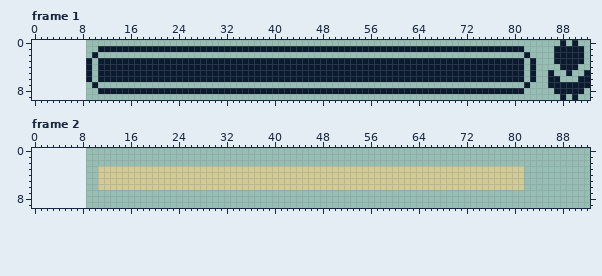
Two states of a pixel-art file, src/assets/influencebar.aseprite. The picture above is the old version.
84x14 pixels, 2 frames. Shown: frame 1, frame 2. The old version is drawn lined up with the new one, on the new canvas.
After the commit:
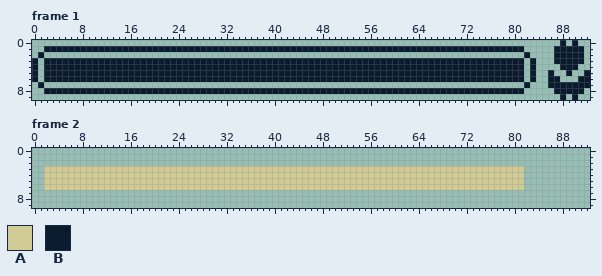
Palette (. is transparent): A #d1cb95  B #0a1a2f
The exact change:
canvas 84x14 -> 93x10, the old top-left corner now at 9,-2 (the part of the old canvas that was cut away was empty and is not shown)
Frame 1:
y 1: x 2..10 ......... -> BBBBBBBBB
y 2: x 1 . -> B; x 10 B -> .
y 3..6: x 0 . -> B; x 2..8 ....... -> BBBBBBB; x 10 . -> B
y 7: x 1 . -> B; x 10 B -> .
y 8: x 2..10 ......... -> BBBBBBBBB
Frame 2:
y 3..6: x 2..10 ......... -> AAAAAAAAA
Pixel boxes of the changes (left, top, right, bottom) in both pictures:
changed: (32, 46, 98, 94)
added: (44, 166, 98, 190)
